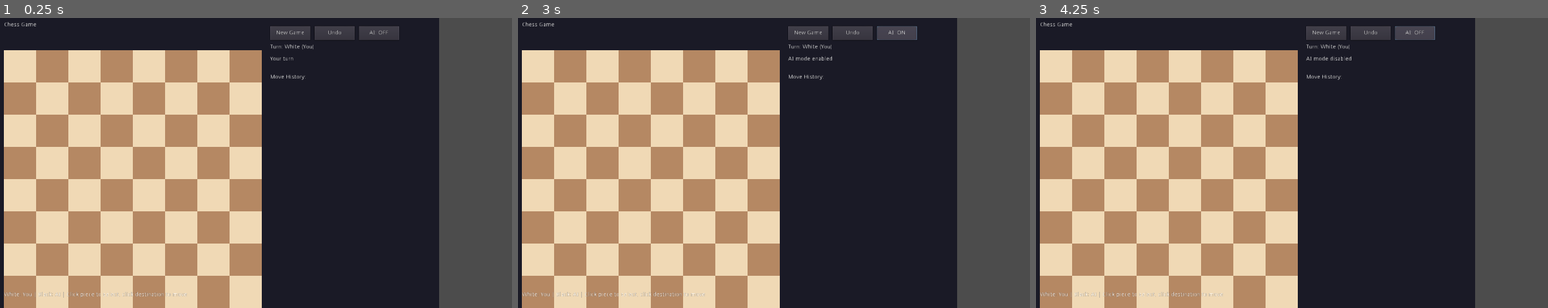
Above: before the commit, frames 1-3 (left to right).
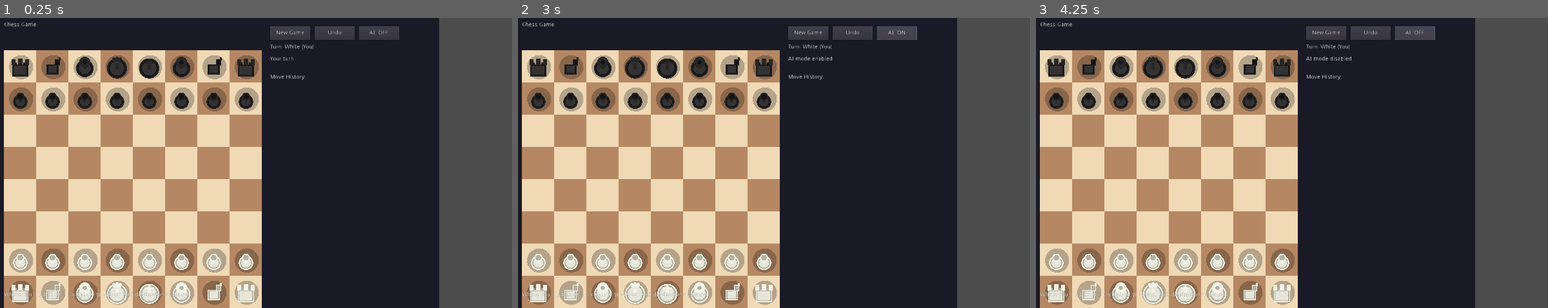
Above: after the commit, the same moments.

Repository: buixuamai/chess-game
Game: Godot game, scene res://Main.tscn
Same seed, same stepped clock (60 frames per second), same inputs: the game is played once before the commit and once after it.
Inputs:
- Up to frame 1 (0.25 s): no input
- Up to frame 2 (3 s): click "Undo" at 0.5 s; click "New Game" at 1.25 s; click "New Game" at 2 s; click "AI: OFF" at 2.75 s
- Up to frame 3 (4.25 s): click "AI: ON" at 3.5 s

The runs differ from the first frame. In frame 1, 9.8% of the frame differs, in the area x 1-51%, y 12-99%; in frame 2, 9.8%; in frame 3, 9.8%.

Commit message:
Draw chess pieces with proper shapes (King, Queen, Rook, Bishop, Knight, Pawn)

Diff:
--- a/chess-godot3/Main.gd
+++ b/chess-godot3/Main.gd
@@ -1,6 +1,6 @@
 extends Node2D
 
-# Enhanced Chess Game for Godot 3.x with Unicode Chess Symbols
+# Enhanced Chess Game for Godot 3.x - Real Chess Piece Shapes
 
 var board = []
 var turn = true
@@ -15,14 +15,6 @@
 
 var ai_enabled = false
 
-# Unicode chess symbols
-var PIECE_SYMBOLS = {
-	"K": "♔", "Q": "♕", "R": "♖", "B": "♗", "N": "♘", "P": "♙",
-	"k": "♚", "q": "♛", "r": "♜", "b": "♝", "n": "♞", "p": "♟"
-}
-
-var piece_labels = []
-
 var new_game_btn
 var undo_btn
 var ai_btn
@@ -30,18 +22,7 @@
 
 func _ready():
 	create_ui()
-	init_piece_labels()
 	init_board()
-
-func init_piece_labels():
-	# Create label nodes for each piece position
-	for i in range(64):
-		var label = Label.new()
-		label.name = "Piece_" + str(i)
-		label.rect_position = Vector2(board_offset_x + (i % 8) * square_size + 5, board_offset_y + (i / 8) * square_size + 5)
-		label.rect_min_size = Vector2(square_size, square_size)
-		add_child(label)
-		piece_labels.append(label)
 
 func create_ui():
 	var title = Label.new()
@@ -109,7 +90,6 @@
 	if move_history.size() > 0:
 		undo_last_move()
 		update_ui()
-		update_piece_display()
 
 func undo_last_move():
 	if move_history.size() > 0:
@@ -171,21 +151,6 @@
 		i += 2
 
 	history_label.text = history_text
-
-func update_piece_display():
-	for i in range(64):
-		var x = i % 8
-		var y = i / 8
-		var piece = board[y][x]
-		var label = piece_labels[i]
-
-		if piece != "":
-			var symbol = PIECE_SYMBOLS.get(piece, "?")
-			var is_white = piece >= "A" and piece <= "Z"
-			label.text = symbol
-			label.add_color_override("font_color", Color.white if is_white else Color.black)
-		else:
-			label.text = ""
 
 func init_board():
 	board = [
@@ -203,7 +168,6 @@
 	game_over = false
 	winner = ""
 	move_history = []
-	update_piece_display()
 	update_ui()
 
 func _process(delta):
@@ -260,7 +224,6 @@
 		turn = not turn
 
 		check_game_over()
-		update_piece_display()
 		update_ui()
 
 func _draw():
@@ -283,6 +246,104 @@
 		var by = board_offset_y + y * square_size
 		draw_rect(Rect2(bx, by, square_size, square_size), Color(1, 1, 0, 0.4))
 		draw_possible_moves(x, y)
+
+	# Draw all pieces
+	for y in range(8):
+		for x in range(8):
+			var piece = board[y][x]
+			if piece != "":
+				draw_chess_piece(x, y, piece)
+
+func draw_chess_piece(x, y, piece):
+	var cx = board_offset_x + x * square_size + square_size / 2
+	var cy = board_offset_y + y * square_size + square_size / 2
+	var is_white = piece >= "A" and piece <= "Z"
+	var p = piece.to_lower()
+
+	# Colors
+	var base_color = Color(0.95, 0.95, 0.9) if is_white else Color(0.15, 0.15, 0.15)
+	var border_color = Color(0.7, 0.7, 0.65) if is_white else Color(0.08, 0.08, 0.08)
+	var fill_color = Color(0.9, 0.9, 0.85) if is_white else Color(0.2, 0.2, 0.2)
+
+	# Shadow
+	draw_circle(Vector2(cx + 2, cy + 2), 30, Color(0, 0, 0, 0.25))
+
+	match p:
+		"k":  # King - tall with cross on top
+			# Base
+			draw_circle(Vector2(cx, cy + 5), 25, base_color)
+			draw_circle(Vector2(cx, cy + 5), 22, border_color)
+			draw_circle(Vector2(cx, cy + 5), 18, fill_color)
+			# Stem
+			draw_rect(Rect2(cx - 4, cy - 10, 8, 18), base_color)
+			# Cross horizontal
+			draw_rect(Rect2(cx - 12, cy - 12, 24, 5), base_color)
+			# Cross vertical
+			draw_rect(Rect2(cx - 3, cy - 18, 6, 14), base_color)
+
+		"q":  # Queen - tall with crown
+			# Base
+			draw_circle(Vector2(cx, cy + 5), 25, base_color)
+			draw_circle(Vector2(cx, cy + 5), 22, border_color)
+			draw_circle(Vector2(cx, cy + 5), 18, fill_color)
+			# Stem
+			draw_rect(Rect2(cx - 4, cy - 8, 8, 16), base_color)
+			# Crown
+			draw_rect(Rect2(cx - 10, cy - 16, 20, 5), base_color)
+			# Crown points
+			draw_circle(Vector2(cx - 8, cy - 18), 4, base_color)
+			draw_circle(Vector2(cx, cy - 20), 4, base_color)
+			draw_circle(Vector2(cx + 8, cy - 18), 4, base_color)
+
+		"r":  # Rook - castle shape
+			# Base
+			draw_rect(Rect2(cx - 20, cy - 5, 40, 30), base_color)
+			draw_rect(Rect2(cx - 18, cy - 3, 36, 26), border_color)
+			draw_rect(Rect2(cx - 16, cy - 1, 32, 22), fill_color)
+			# Battlements
+			draw_rect(Rect2(cx - 22, cy - 18, 10, 14), base_color)
+			draw_rect(Rect2(cx - 5, cy - 20, 10, 16), base_color)
+			draw_rect(Rect2(cx + 12, cy - 18, 10, 14), base_color)
+			# Battlements holes
+			draw_rect(Rect2(cx - 12, cy - 10, 4, 6), border_color)
+			draw_rect(Rect2(cx + 8, cy - 10, 4, 6), border_color)
+
+		"b":  # Bishop - tall with hat
+			# Base
+			draw_circle(Vector2(cx, cy + 5), 22, base_color)
+			draw_circle(Vector2(cx, cy + 5), 19, border_color)
+			draw_circle(Vector2(cx, cy + 5), 15, fill_color)
+			# Stem
+			draw_rect(Rect2(cx - 4, cy - 8, 8, 14), base_color)
+			# Hat
+			draw_circle(Vector2(cx, cy - 10), 14, base_color)
+			draw_rect(Rect2(cx - 2, cy - 22, 4, 6), base_color)
+			# Hole in hat
+			draw_circle(Vector2(cx, cy - 10), 5, border_color)
+
+		"n":  # Knight - horse head shape
+			# Base
+			draw_rect(Rect2(cx - 15, cy - 5, 30, 25), base_color)
+			draw_rect(Rect2(cx - 13, cy - 3, 26, 21), border_color)
+			draw_rect(Rect2(cx - 11, cy - 1, 22, 17), fill_color)
+			# Head
+			draw_rect(Rect2(cx + 5, cy - 18, 14, 16), base_color)
+			draw_rect(Rect2(cx + 7, cy - 16, 10, 12), border_color)
+			# Ear
+			draw_rect(Rect2(cx + 15, cy - 22, 5, 7), base_color)
+			# Eye
+			draw_circle(Vector2(cx + 12, cy - 10), 3, border_color)
+
+		"p":  # Pawn - simple circle on stem
+			# Base
+			draw_circle(Vector2(cx, cy + 8), 18, base_color)
+			draw_circle(Vector2(cx, cy + 8), 15, border_color)
+			draw_circle(Vector2(cx, cy + 8), 12, fill_color)
+			# Stem
+			draw_rect(Rect2(cx - 3, cy - 5, 6, 14), base_color)
+			# Head
+			draw_circle(Vector2(cx, cy - 5), 10, base_color)
+			draw_circle(Vector2(cx, cy - 5), 7, border_color)
 
 func draw_possible_moves(x, y):
 	for ty in range(8):
@@ -338,7 +399,6 @@
 			selected_piece = null
 
 			check_game_over()
-			update_piece_display()
 			update_ui()
 		else:
 			if turn and is_white_piece:
Not shown, changed: chess-godot3/export/index.html
Not shown, changed: chess-godot3/export/index.pck
